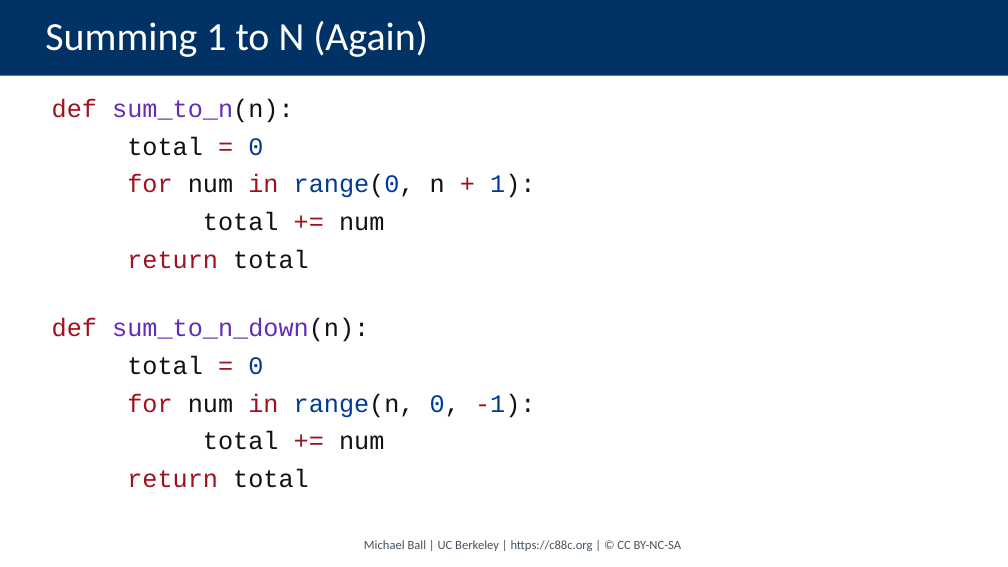
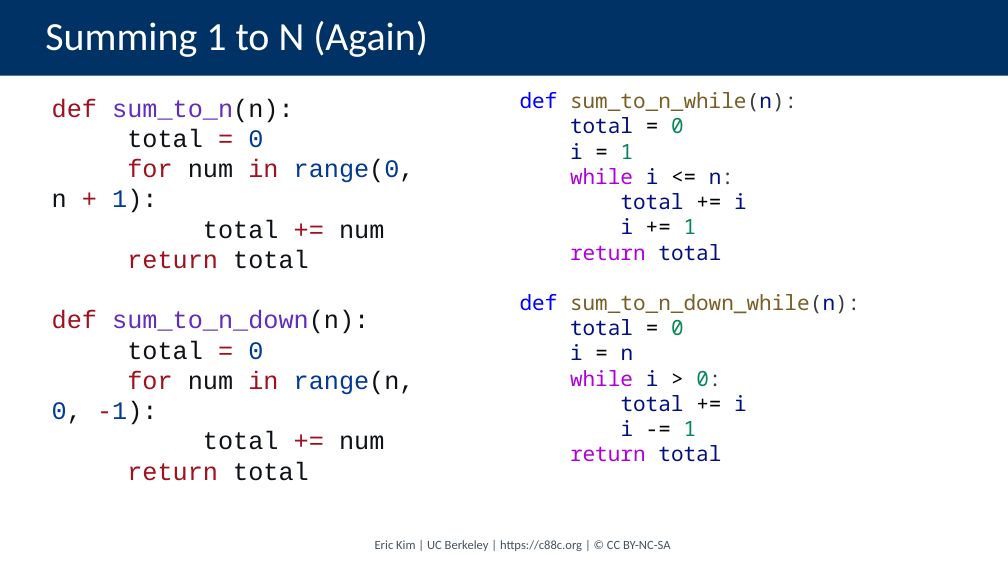
Before and after one commit to cs88-website/su24, a slide deck: slide 19 of assets/slides/su24/04-Sequences.pptx (slide 23 before the commit). Drawn at 1008x567 pixels with LibreOffice and Linux fonts; fonts in the diff are those of the drawing. Boxes give left, top, right and bottom in pixels: in the first picture for what was removed or moved away, otherwise in the second. Text is boxed around its words. In the diff, an @@ line names an element or a change of style, - is before the commit and + after.

```diff
--- a/assets/slides/su24/04-Sequences.pptx
+++ b/assets/slides/su24/04-Sequences.pptx
@@ text "def sum_to_n(n):" at box(52, 98, 415, 481): less space between paragraphs @@
@@ text added at box(520, 92, 860, 462), 20 pt, text #001080 @@
+def sum_to_n_while(n):
+total = 0
+i = 1
+while i <= n:
+total += i
+i += 1
+return total
+def sum_to_n_down_while(n):
+total = 0
+i = n
+while i > 0:
+total += i
+i -= 1
+return total
@@ text at box(375, 540, 670, 551): text changed @@
-Michael Ball | UC Berkeley | https://c88c.org | © CC BY-NC-SA
+Eric Kim | UC Berkeley | https://c88c.org | © CC BY-NC-SA
```
Also in this commit, not shown: 28 other slides changed, 8 slides added, 7 slides removed, 7 other files.
